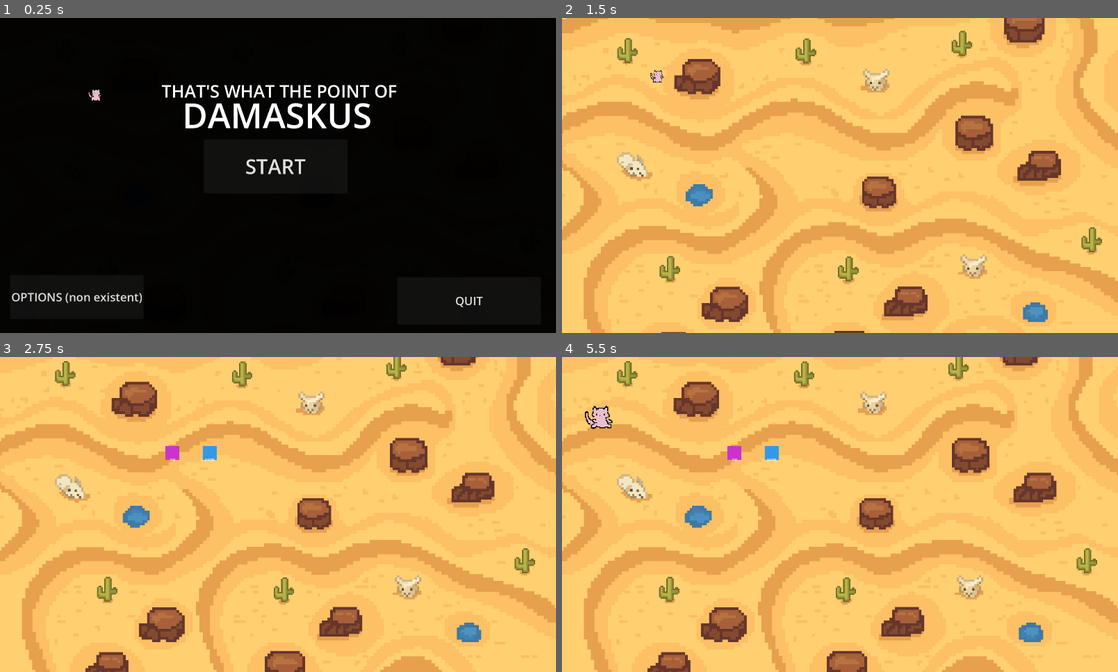
Above: before the commit, frames 1-4 (two rows, left to right).
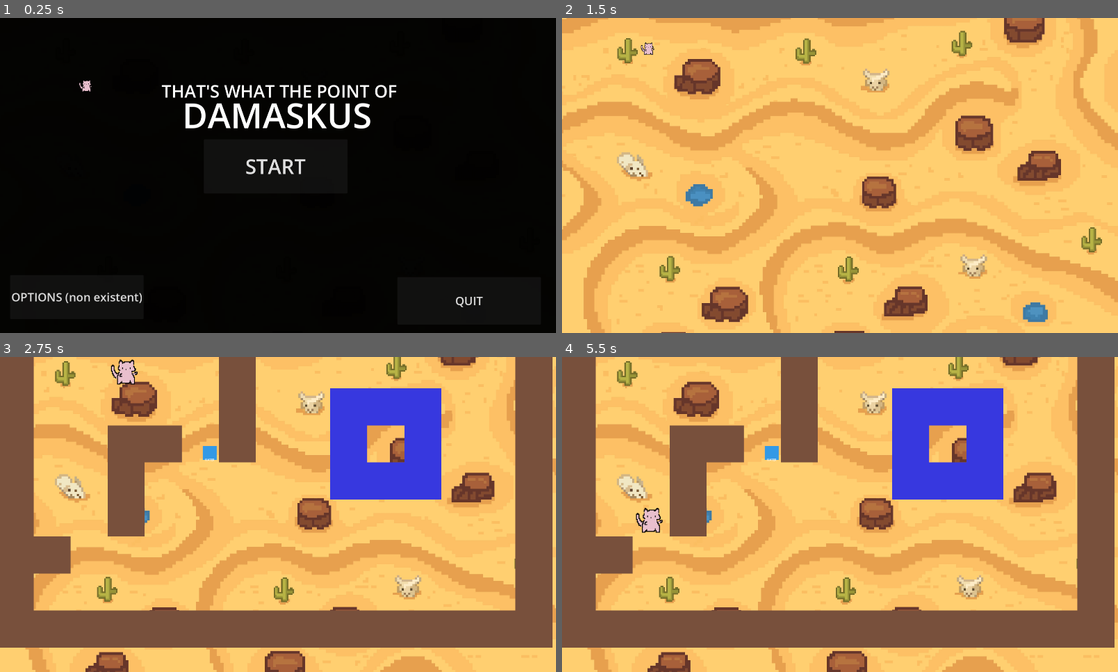
Above: after the commit, the same moments.

Repository: Lem0naise/damaskus
Game: Godot game, scene res://main_menu.tscn
Two runs of this game, one before a commit and one after it. Both use one fixed random seed, a clock stepped at 60 frames per second and the inputs below.
Inputs:
- Up to frame 1 (0.25 s): no input
- Up to frame 2 (1.5 s): click "START" at 0.5 s; tap Enter (ui_accept) at 1.25 s; hold Up (ui_up) from 1.28 s (still down); tap E (pickup) at 1.35 s
- Up to frame 3 (2.75 s): keep holding Up (ui_up); tap Enter (ui_accept) at 1.52, 2, 2.27 s; tap R (equip_mask) at 2.1 s; tap E (pickup) at 2.3 s
- Up to frame 4 (5.5 s): release Up (ui_up) at 2.78 s; hold Left (ui_left) 2.78-4.28 s; tap E (pickup) at 2.85, 3.6, 4.55, 5.1 s; tap Enter (ui_accept) at 3.5, 3.77, 4.25, 4.52, 5.27 s; hold Down (ui_down) 4.28-5.03 s; tap R (equip_mask) at 4.35 s; hold Right (ui_right) from 5.03 s (still down)

The runs differ from the first frame. In frame 1, 0.1% of the frame differs, in the area x 14-19%, y 19-27%; in frame 2, 0.1%; in frame 3, 35%; in frame 4, 35%, in the area x 0-100%, y 0-93%.
Error before the commit: Parse Error: Cannot find member "TileType" in base "GridManager". (res://scripts/core/LevelGenerator.gd:40)

Commit message:
update gridmanager

Diff:
--- a/scripts/core/GridManager.gd
+++ b/scripts/core/GridManager.gd
@@ -1,16 +1,23 @@
 extends Node
 class_name GridManager
 
-# Grid configuration
-const TILE_SIZE = 64  # Size of each grid cell in pixels
-const GRID_WIDTH = 30  # Number of tiles wide (1920 / 64)
-const GRID_HEIGHT = 17  # Number of tiles tall (1088 / 64, rounded up)
-var grid_offset = Vector2.ZERO  # Offset for centering the grid if needed
+# Configuration
+const TILE_SIZE = 128
+const GRID_WIDTH = 15
+const GRID_HEIGHT = 9
+var grid_offset = Vector2.ZERO
 
-# Collision tracking (per-dimension)
-var solid_tiles: Dictionary = {}  # dimension_id -> {grid_pos: true}
+# Define Tile Types
+enum TileType { EMPTY, WALL, WATER, OBSTACLE }
 
-# Convert world position to grid coordinates
+# Storage: dimension_id -> { Vector2i: TileType }
+var grid_data: Dictionary = {}
+
+func _ready():
+	# Initialize dictionary for default dimension
+	grid_data[0] = {}
+
+# --- Conversion Helpers ---
 func world_to_grid(world_pos: Vector2) -> Vector2i:
 	var adjusted_pos = world_pos - grid_offset
 	return Vector2i(
@@ -18,34 +25,32 @@
 		int(floor(adjusted_pos.y / TILE_SIZE))
 	)
 
-# Convert grid coordinates to world position (center of cell)
 func grid_to_world(grid_pos: Vector2i) -> Vector2:
 	return Vector2(
 		grid_pos.x * TILE_SIZE + TILE_SIZE / 2.0,
 		grid_pos.y * TILE_SIZE + TILE_SIZE / 2.0
 	) + grid_offset
 
-# Snap world position to grid
-func snap_to_grid(world_pos: Vector2) -> Vector2:
-	var grid_pos = world_to_grid(world_pos)
-	return grid_to_world(grid_pos)
-
-# Check if a grid position is valid (within bounds)
 func is_valid_position(grid_pos: Vector2i) -> bool:
 	return grid_pos.x >= 0 and grid_pos.x < GRID_WIDTH and \
 		   grid_pos.y >= 0 and grid_pos.y < GRID_HEIGHT
 
-# Register a solid tile at a grid position for a specific dimension
-func set_solid(grid_pos: Vector2i, is_solid: bool = true, dimension_id: int = 0):
-	if not solid_tiles.has(dimension_id):
-		solid_tiles[dimension_id] = {}
-	if is_solid:
-		solid_tiles[dimension_id][grid_pos] = true
+# --- Content Management ---
+func set_tile(grid_pos: Vector2i, type: TileType, dimension_id: int = 0):
+	if not grid_data.has(dimension_id):
+		grid_data[dimension_id] = {}
+
+	if type == TileType.EMPTY:
+		grid_data[dimension_id].erase(grid_pos)
 	else:
-		solid_tiles[dimension_id].erase(grid_pos)
+		grid_data[dimension_id][grid_pos] = type
 
-# Check if a grid position is solid (blocked) in a specific dimension
+func get_tile_type(grid_pos: Vector2i, dimension_id: int = 0) -> TileType:
+	if grid_data.has(dimension_id) and grid_data[dimension_id].has(grid_pos):
+		return grid_data[dimension_id][grid_pos]
+	return TileType.EMPTY
+
+# Replaces your old is_solid check
 func is_solid(grid_pos: Vector2i, dimension_id: int = 0) -> bool:
-	if solid_tiles.has(dimension_id):
-		return solid_tiles[dimension_id].has(grid_pos)
-	return false
+	var type = get_tile_type(grid_pos, dimension_id)
+	return type == TileType.WALL # Water is not "solid" in the traditional sense, handled separately
